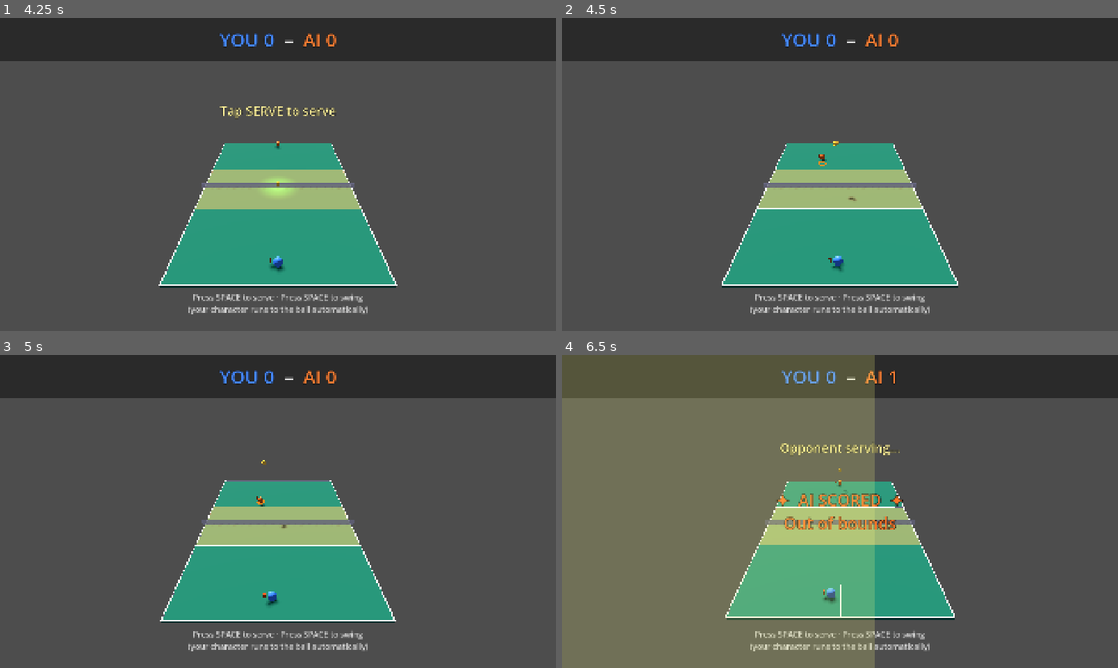
Above: before the commit, frames 1-4 (two rows, left to right).
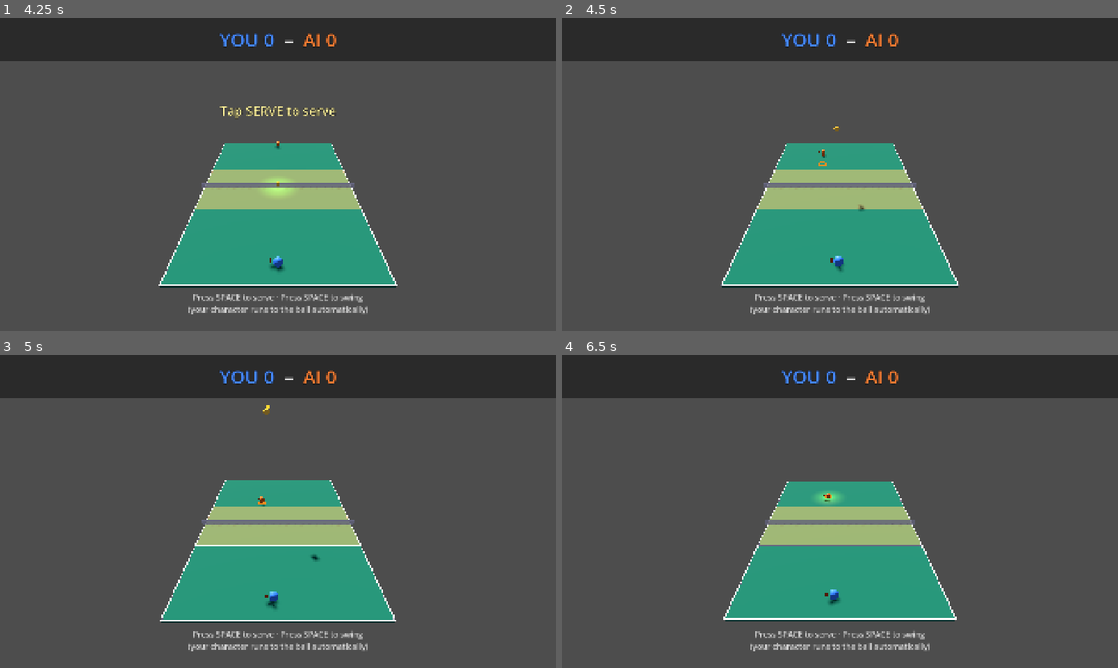
Above: after the commit, the same moments.

Repository: altafhssn/pickleball
Game: Godot game, scene res://scenes/Main.tscn
Same seed, same stepped clock (60 frames per second), same inputs: the game is played once before the commit and once after it.
Inputs (mouse positions are in pixels of both pictures, inside the frame that each line leads up to):
- Up to frame 1 (4.25 s): click "▲" at 0.5 s; click "◀" at 1.25 s; click "▶" at 2 s; click "▼" at 2.75 s; click "▶ Quick Match" at 3.5 s
- Up to frame 2 (4.5 s): tap Space at 4.25 s; move the mouse to (962, 158) at 4.27 s; click (962, 158) at 4.42 s
- Up to frame 3 (5 s): tap Space at 4.52 s
- Up to frame 4 (6.5 s): tap Space at 5, 5.75 s; drag from (728, 527) to (812, 574) at 5.02 s; move the mouse to (895, 442) at 5.77 s; click (895, 442) at 5.92 s

Frame 1 is identical in both runs. In frame 2, 0.3% of the frame differs, in the area x 28-72%, y 34-86%; in frame 3, 0.3%; in frame 4, 55%, in the area x 0-71%, y 0-100%.

Commit message:
[pacing] Slow everything ~30%: ball, character, AI reaction

Diff:
--- a/scripts/Ball.gd
+++ b/scripts/Ball.gd
@@ -132,9 +132,9 @@
 
 	# Solve projectile motion to land *exactly* at target_position.y = 0
 	# starting from from_position with a chosen flight time. Higher power
-	# = shorter flight time = flatter, faster shot. After the court scale
-	# bump, flight times stretched so the ball doesn't feel like a bullet.
-	var flight_time: float = lerpf(1.40, 0.90, clampf(power, 0.0, 1.0))
+	# = shorter flight time = flatter, faster shot. Long flight times so
+	# the rally has a readable beat-beat-beat rhythm.
+	var flight_time: float = lerpf(1.80, 1.20, clampf(power, 0.0, 1.0))
 	var g: float = ProjectSettings.get_setting("physics/3d/default_gravity", 9.8)
 
 	# y(t) = from.y + vy*t - 0.5*g*t² = target.y
--- a/scripts/Main.gd
+++ b/scripts/Main.gd
@@ -76,7 +76,7 @@
 # Flag set when AI just swung; cleared when the ball crosses back to the
 # player's side. Prevents the AI from re-hitting its own outgoing ball.
 var ai_just_swung: bool = false
-const AI_REACTION_TIME: float = 0.20
+const AI_REACTION_TIME: float = 0.35
 const AI_HIT_RANGE: float = 2.50
 # How close the ball needs to be to the player character for a Space press
 # to count as a connected swing. Generous on purpose.
@@ -714,10 +714,9 @@
 				player_target_x = clampf(ball.position.x * 0.3, -0.6, 0.6)
 				player_target_z = PLAYER_BASELINE
 
-	# Move rate per second. Slowed enough that characters look like they
-	# RUN to the ball instead of teleporting. Realistic-ish: a quick
-	# pickleball player covers about half a court in a second.
-	var move_rate: float = delta * 3.5
+	# Move rate per second. Sport-pacing — characters jog to the ball
+	# without snapping. About a quarter court per second.
+	var move_rate: float = delta * 2.5
 	player.position.x = move_toward(player.position.x, player_target_x, move_rate)
 	player.position.z = move_toward(player.position.z, player_target_z, move_rate)
 
